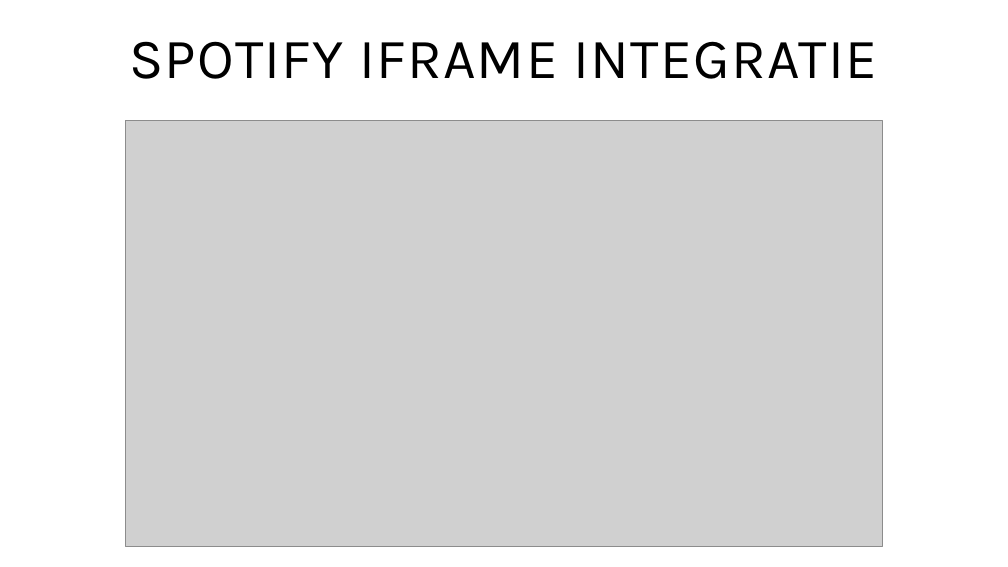
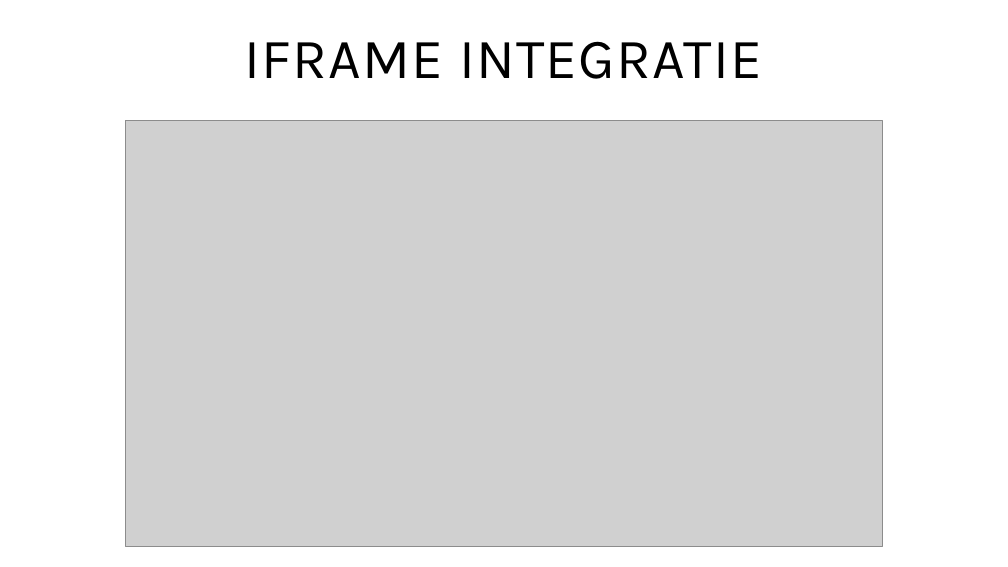
Before and after one commit to RogierWijnands/devConf-2024-mfe, a slide deck: slide 9 of devConf-2024-mfe.pptx. Drawn at 1008x567 pixels with LibreOffice and Linux fonts; fonts in the diff are those of the drawing; grey boxes stand for pictures. Boxes give left, top, right and bottom in pixels: in the first picture for what was removed or moved away, otherwise in the second. Text is boxed around its words. In the diff, an @@ line names an element or a change of style, - is before the commit and + after.

```diff
--- a/devConf-2024-mfe.pptx
+++ b/devConf-2024-mfe.pptx
@@ title at <box>245,41,762,79</box>: text changed @@
-SPOTIFY IFRAME INTEGRATIE
+IFRAME INTEGRATIE
```
Also in this commit, not shown: 2 other slides changed, 1 other file.
